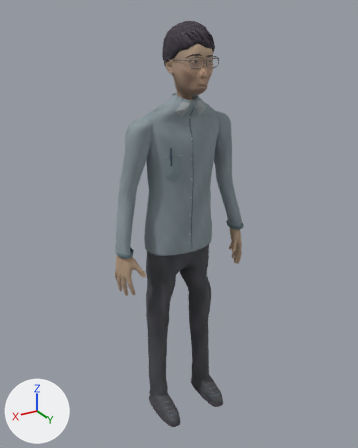
Renders of the glTF model assets/models/classmates/thin_classmate.glb from each side of a commit.
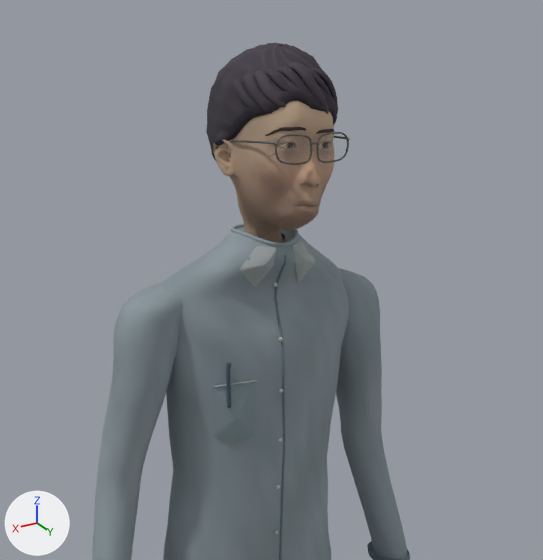
The first picture shows the older version from a camera (50 mm lens) standing at (0.932, 1.552, 1.629) and looking at (0.005, 0.006, 0.856). The close-ups show the older and then the newer version on the part from 22% to 83% of the width and 1% to 51% of the height of that picture. Only the edits that show in the close-ups are written down. Lighting does not change. The marker at lower left points along +X, +Y and +Z. Vertices at exactly the same position are counted once.

The first close-up shows 'Sculpted face and neck.001', 'cloth_trim', 'cotton', 'frames', 'hair_paint' and 2 more.
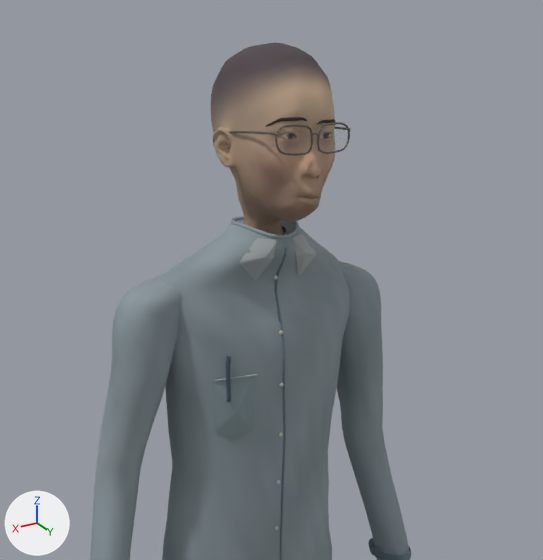
Location of each change, (x1, y1, x2, y2) in pixels of the close-ups (543 x 560 px; the box of a moved part takes in the faces that stretch with it):
'cotton', rescaled
    before: (92, 224, 408, 560)
    after: (90, 216, 409, 560)
'Sculpted face and neck.001', reshaped
    before: (213, 101, 334, 243)
    after: (211, 42, 335, 235)
'hair_paint', deleted
    before: (206, 43, 338, 161)
'cloth_trim', reshaped
    before: (214, 255, 410, 560)
    after: (214, 248, 411, 560)
'frames', reshaped
    before: (230, 132, 350, 165)
    after: (229, 122, 351, 156)
part 3 of me_cloth_trim, moved or reshaped
    before: (275, 255, 287, 560)
    after: (275, 248, 287, 560)
part 4 of me_cloth_trim, moved or reshaped
    before: (214, 380, 257, 387)
    after: (214, 374, 257, 381)
part 5 of me_cloth_trim, moved or reshaped
    before: (226, 363, 231, 408)
    after: (226, 356, 231, 402)
part 6 of me_cloth_trim, moved or reshaped
    before: (367, 541, 410, 560)
    after: (368, 538, 411, 560)
part 7 of me_sculpted_face_and_neck, moved or reshaped
    before: (213, 101, 334, 243)
    after: (211, 42, 335, 235)
part 8 of me_sculpted_face_and_neck, recoloured
    before: (213, 101, 334, 243)
    after: (211, 42, 335, 235)

Patch to the scene script:
```diff
--- a/assets/models/classmates/thin_classmate.glb.py
+++ b/assets/models/classmates/thin_classmate.glb.py
@@ me_frames @@
-me_frames.from_pydata(...)  # 2043 vertices, 4058 faces; spans x -0.0715..0.0715, y 0.0275..0.1641, z 1.457..1.4944
+me_frames.from_pydata(...)  # 2043 vertices, 4058 faces; spans x -0.0721..0.0721, y 0.0278..0.1654, z 1.4683..1.5061
+# me_frames part 1: the whole mesh is multiplied about its middle by the matrix ((1.008, 0.0, 0.0), (0.0, 1.008, 0.0), (0.0, 0.0, 1.008)), then moved by (0.0, 0.0007, 0.0115)
 me_frames.materials.append(mat_frames)
@@ me_cotton @@
-me_cotton.from_pydata(...)  # 3076 vertices, 5920 faces; spans x -0.284..0.284, y -0.097..0.098, z 0.765..1.36
+me_cotton.from_pydata(...)  # 3076 vertices, 5920 faces; spans x -0.286..0.286, y -0.098..0.098, z 0.771..1.371
+# me_cotton part 2: the whole mesh is scaled about its middle by 1.01, then moved by (0.0, 0.0, 0.008)
 me_cotton.materials.append(mat_cotton)
@@ me_cloth_trim @@
-me_cloth_trim.from_pydata(...)  # 3654 vertices, 7108 faces; spans x -0.285..0.284, y -0.075..0.148, z 0.036..1.331
+me_cloth_trim.from_pydata(...)  # 3654 vertices, 7108 faces; spans x -0.287..0.287, y -0.076..0.149, z 0.036..1.342
+# me_cloth_trim part 3: the loose piece of 177 vertices spanning x -0.007..0.003, y 0.073..0.099, z 0.779..1.331 is scaled about its middle by 1.01, then moved by (0.0, 0.001, 0.008)
+# me_cloth_trim part 4: the loose piece of 121 vertices spanning x 0.044..0.103, y 0.075..0.096, z 1.155..1.162 is moved by (0.001, 0.001, 0.009)
+# me_cloth_trim part 5: the loose piece of 172 vertices spanning x 0.081..0.088, y 0.083..0.089, z 1.126..1.19 is moved by (0.001, 0.001, 0.009)
+# me_cloth_trim part 6: the loose piece of 120 vertices spanning x -0.285..-0.224, y -0.014..0.072, z 0.799..0.815 is moved by (-0.002, 0.0, 0.006)
+# other edits to the shape of me_cloth_trim do not show in these pictures
 me_cloth_trim.materials.append(mat_cloth_trim)
@@ me_sculpted_face_and_neck @@
-me_sculpted_face_and_neck.from_pydata(...)  # 4413 vertices, 8772 faces; spans x -0.085..0.085, y -0.041..0.166, z 1.306..1.586
+me_sculpted_face_and_neck.from_pydata(...)  # 4413 vertices, 8772 faces; spans x -0.085..0.085, y -0.042..0.168, z 1.316..1.6
+# me_sculpted_face_and_neck part 7: 4413 of 4413 vertices moved; they spanned x -0.085..0.085, y -0.041..0.166, z 1.306..1.586 and now span x -0.085..0.085, y -0.042..0.168, z 1.316..1.6; mean shift (0.0, 0.001, 0.011)
+# me_sculpted_face_and_neck part 8: 8772 faces centred in x -0.083..0.083, y -0.04..0.166, z 1.311..1.584 are repainted in the vertex colours; the middle colour goes from beige #b29782 to beige #b09581
 me_sculpted_face_and_neck.materials.append(mat_skin_paint)
@@ ob_hair_paint @@
-ob_hair_paint = bpy.data.objects.new('hair_paint', me_hair_paint)
```
